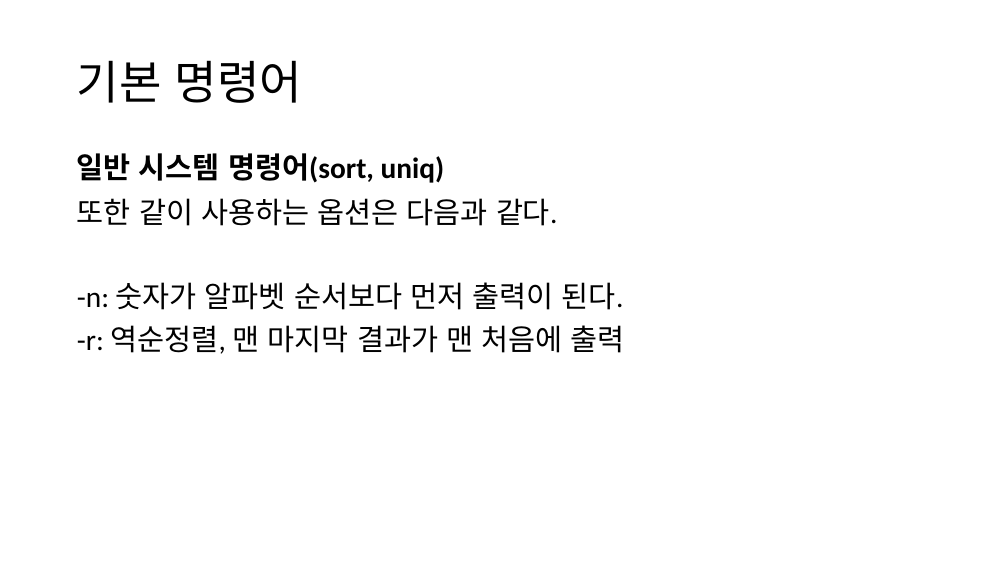
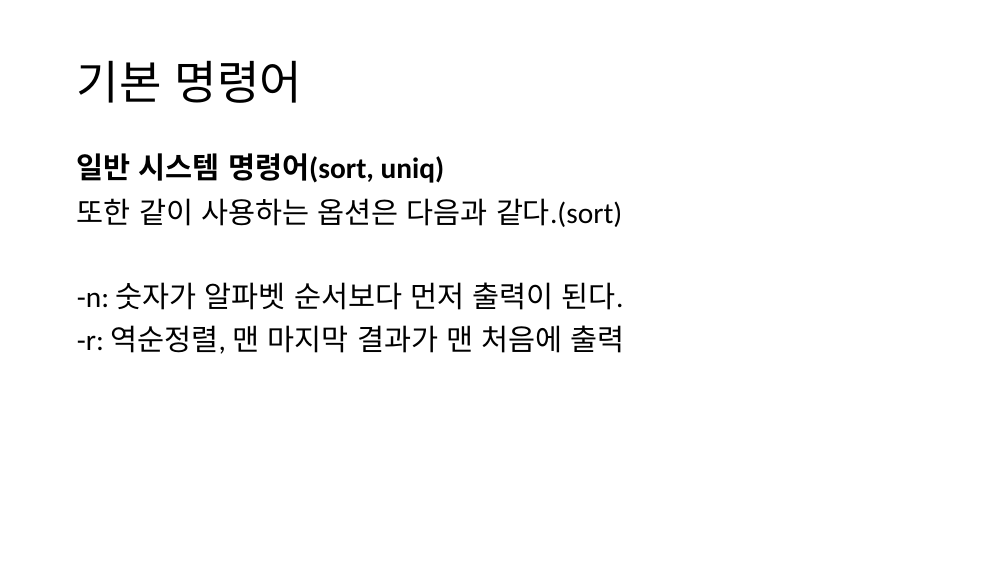
Before and after one commit to tangt64/training_memos, a slide deck: slide 127 of 쉘 + 앤서블.pptx (slide 114 before the commit). Drawn at 1008x567 pixels with LibreOffice and Linux fonts; fonts in the diff are those of the drawing. Boxes give left, top, right and bottom in pixels: in the first picture for what was removed or moved away, otherwise in the second. Text is boxed around its words. In the diff, an @@ line names an element or a change of style, - is before the commit and + after.

```diff
--- a/쉘 + 앤서블.pptx
+++ b/쉘 + 앤서블.pptx
@@ text at box(77, 198, 622, 227): text changed @@
-또한 같이 사용하는 옵션은 다음과 같다.
+또한 같이 사용하는 옵션은 다음과 같다.(sort)
```
Also in this commit, not shown: 18 other slides changed, 24 slides added, 1 slide removed.
